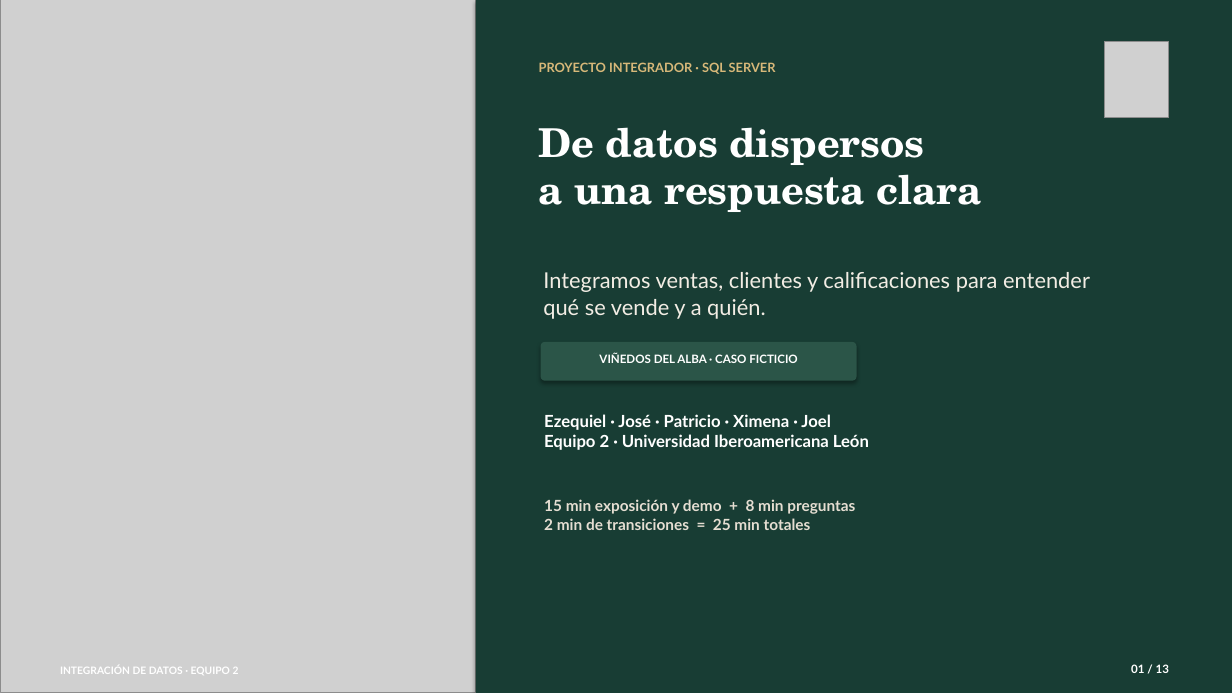
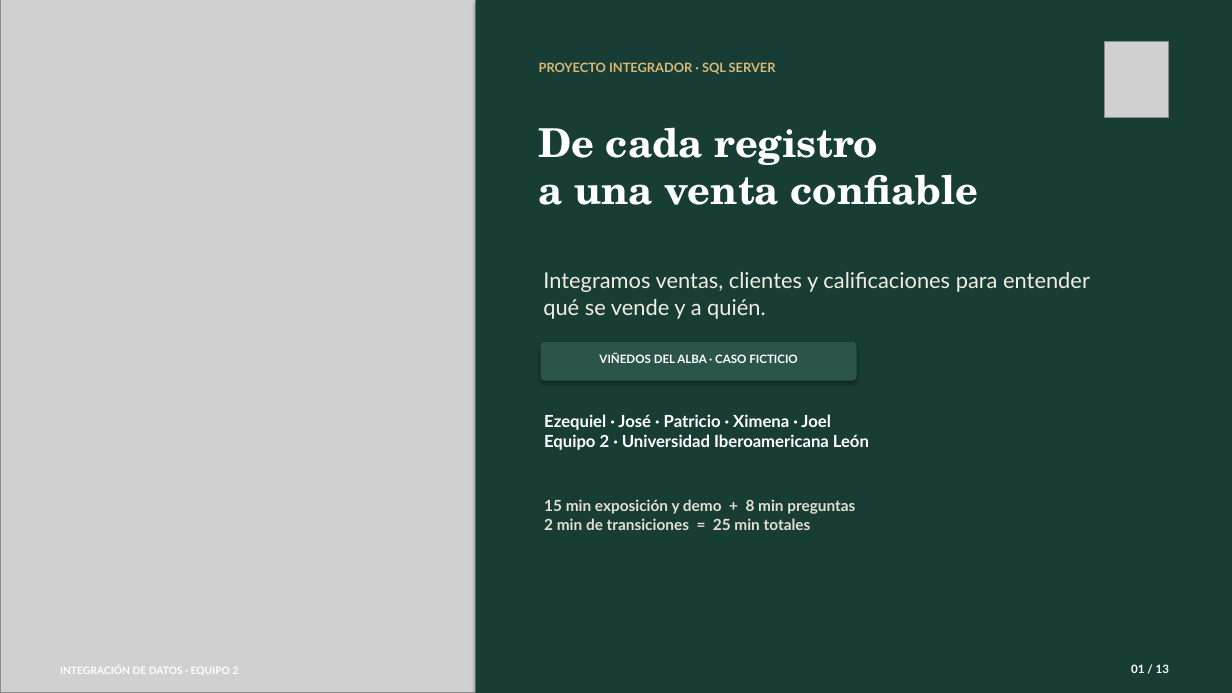
Before and after one commit to checheag22/integracion-datos-equipo-2, a slide deck: slide 1 of docs/presentacion-final-equipo-2.pptx. Drawn at 1232x693 pixels with LibreOffice and Linux fonts; fonts in the diff are those of the drawing; grey boxes stand for pictures. Boxes give left, top, right and bottom in pixels: in the first picture for what was removed or moved away, otherwise in the second. Text is boxed around its words. In the diff, an @@ line names an element or a change of style, - is before the commit and + after.

```diff
--- a/docs/presentacion-final-equipo-2.pptx
+++ b/docs/presentacion-final-equipo-2.pptx
@@ text at (x1=539, y1=127, x2=979, y2=205): text changed @@
-De datos dispersos
-a una respuesta clara
+De cada registro
+a una venta confiable
```
Also in this commit, not shown: 6 other slides changed, 18 other files.
